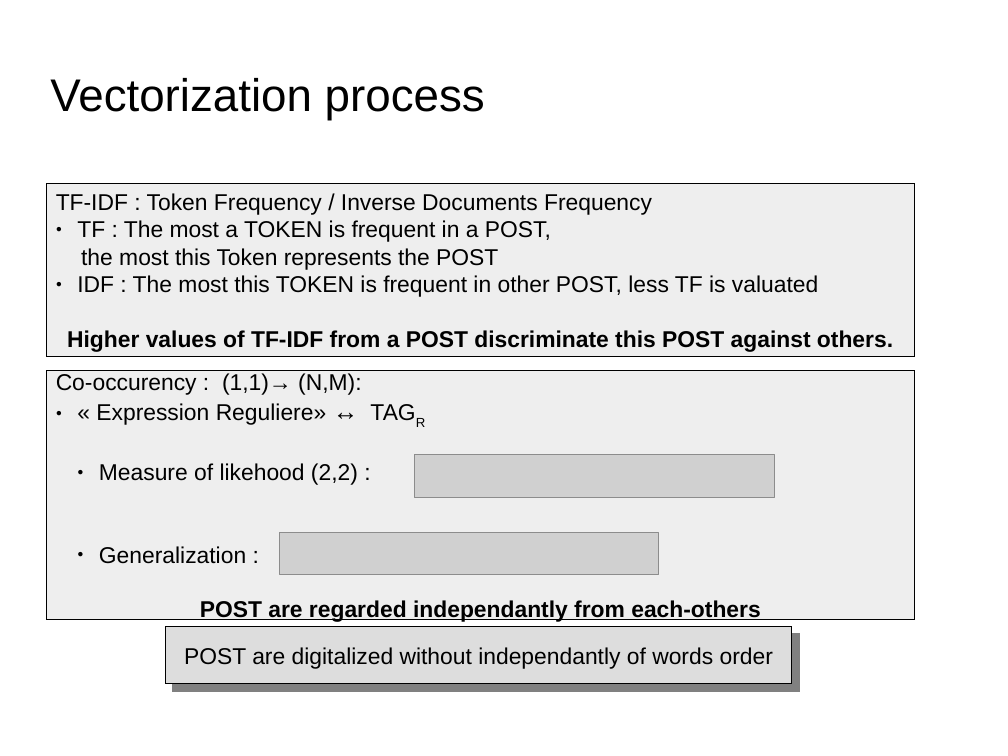
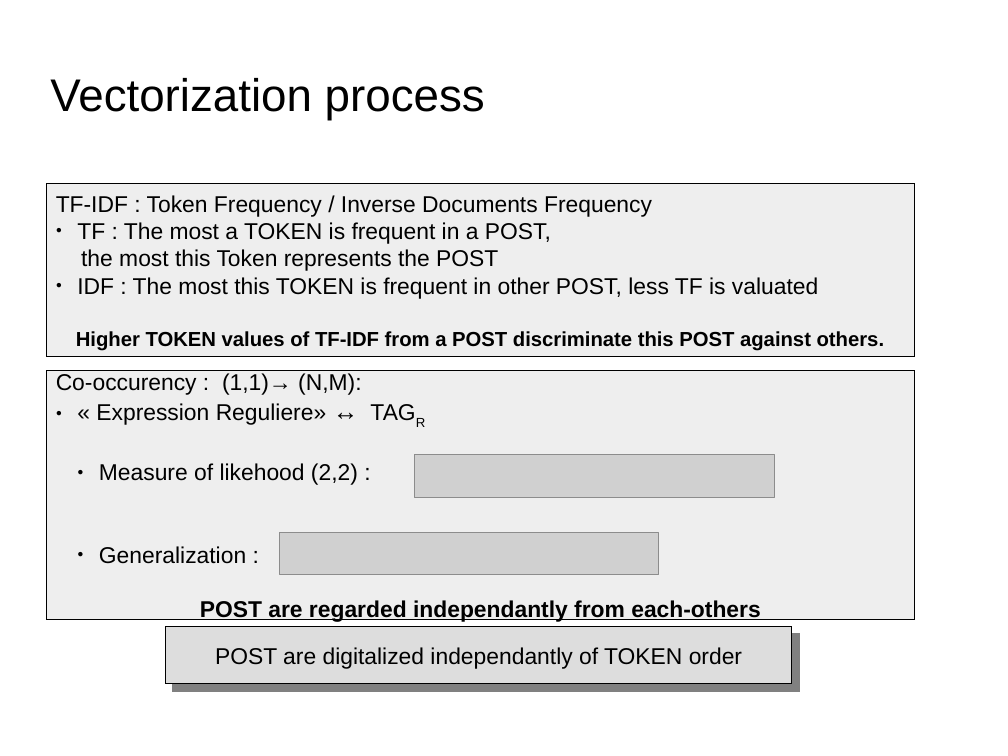
Before and after one commit to dataforcast/OC_Datascientist, a slide deck: slide 18 of P6/report/Openclassrooms_ParcoursDatascientist_P6-V1.odp. Drawn at 1008x756 pixels with LibreOffice and Linux fonts; fonts in the diff are those of the drawing; grey boxes stand for pictures; background and template pictures are left out. Boxes give left, top, right and bottom in pixels: in the first picture for what was removed or moved away, otherwise in the second. Text is boxed around its words. In the diff, an @@ line names an element or a change of style, - is before the commit and + after.

Commit message:
P6 : Rework of Supervized methods; component for POST classifier started

```diff
--- a/P6/report/Openclassrooms_ParcoursDatascientist_P6-V1.odp
+++ b/P6/report/Openclassrooms_ParcoursDatascientist_P6-V1.odp
@@ text in rectangle at (76, 331, 885, 351): text changed; size 18 to 16 pt @@
-Higher values of TF-IDF from a POST discriminate this POST against others.
+Higher TOKEN values of TF-IDF from a POST discriminate this POST against others.
@@ text in rectangle at (222, 647, 742, 669): text changed @@
-POST are digitalized without independantly of words order
+POST are digitalized independantly of TOKEN order
```
Also in this commit, not shown: 23 other slides changed, 6 slides added, 12 other files.
